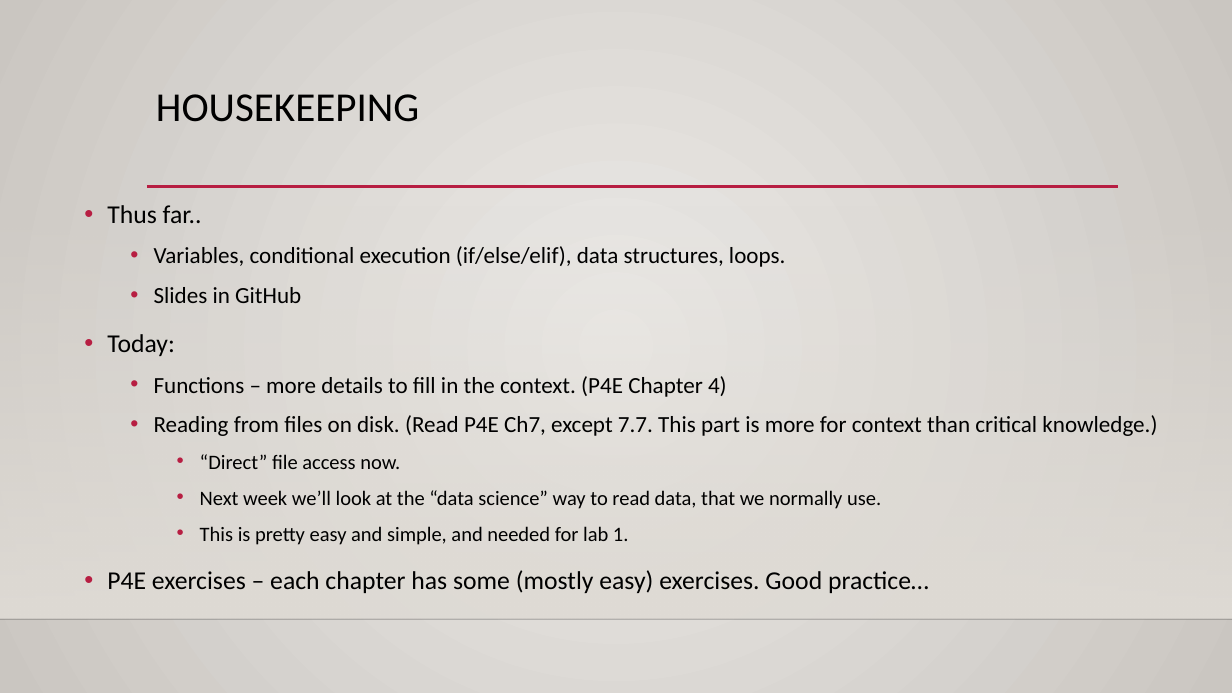
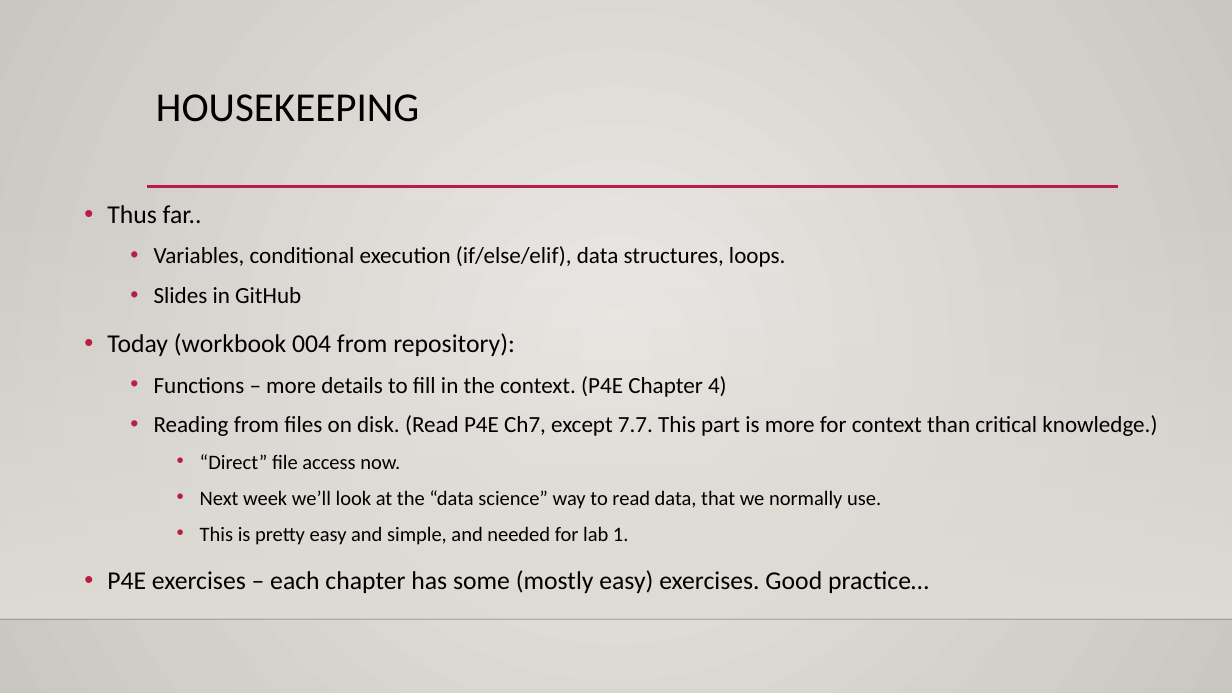
Before and after one commit to AkeemSemper/ML_for_Non_DS_Students, a slide deck: slide 1 of course_resources/slides/Used/004_functions.pptx. Drawn at 1232x693 pixels with LibreOffice and Linux fonts; fonts in the diff are those of the drawing; background and template pictures are left out. Boxes give left, top, right and bottom in pixels: in the first picture for what was removed or moved away, otherwise in the second. Text is boxed around its words. In the diff, an @@ line names an element or a change of style, - is before the commit and + after.

```diff
--- a/course_resources/slides/Used/004_functions.pptx
+++ b/course_resources/slides/Used/004_functions.pptx
@@ text at bbox=[107, 333, 515, 356]: text changed @@
-• Today:
+• Today (workbook 004 from repository):
```
Also in this commit, not shown: 1 other file.
